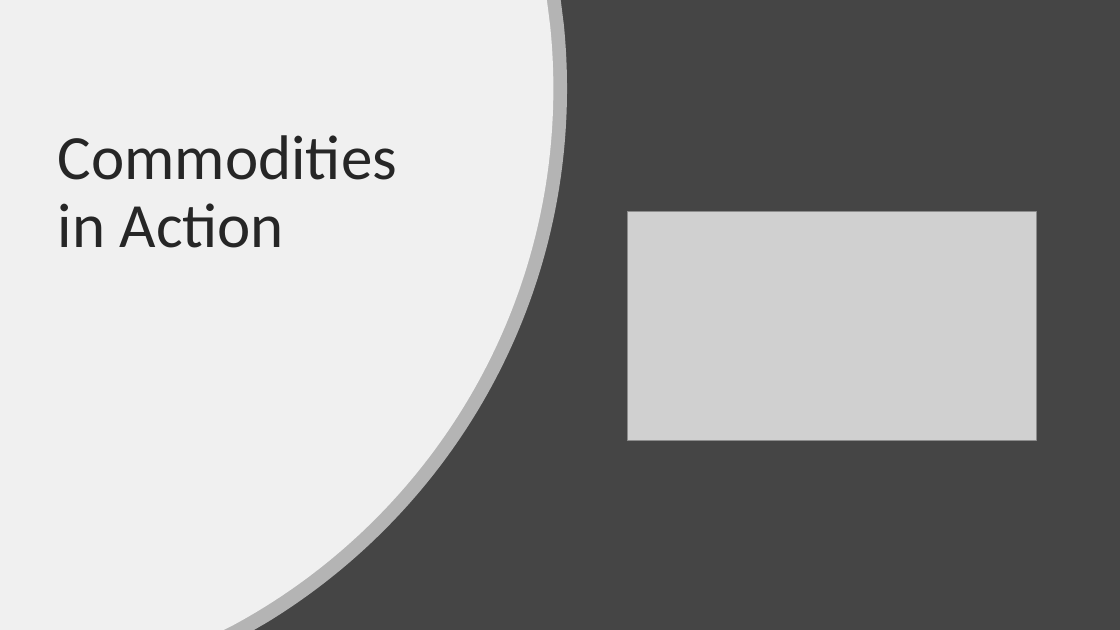
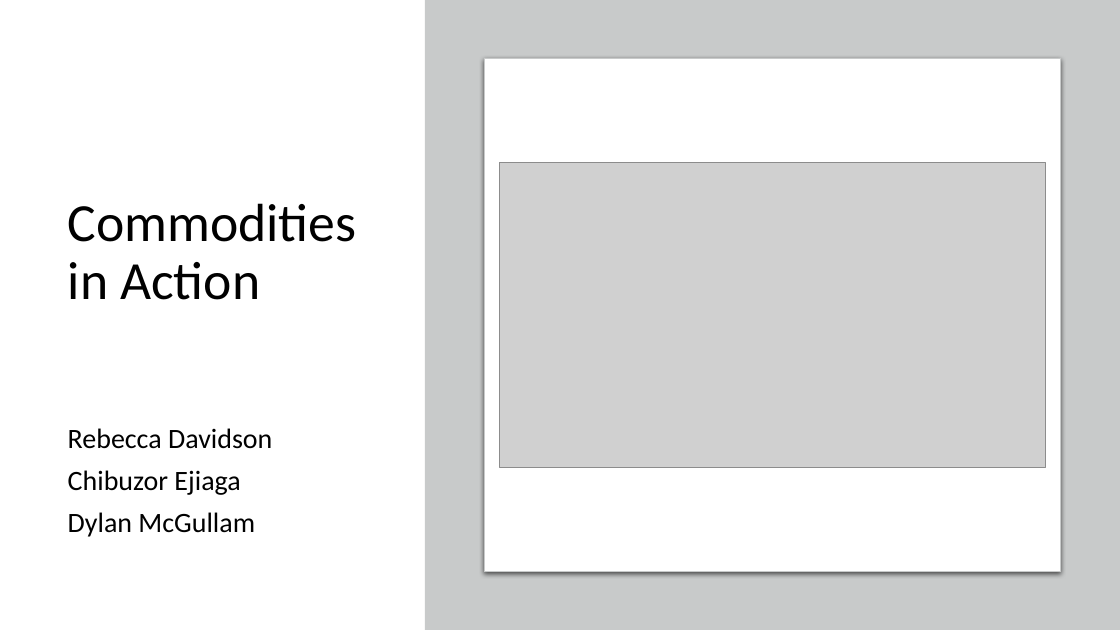
Before and after one commit to dylanmcgullam/Group-Project-1, a slide deck: slide 1 of outputs/final_presentation.pptx. Drawn at 1120x630 pixels with LibreOffice and Linux fonts; fonts in the diff are those of the drawing; grey boxes stand for pictures. Boxes give left, top, right and bottom in pixels: in the first picture for what was removed or moved away, otherwise in the second. Text is boxed around its words. In the diff, an @@ line names an element or a change of style, - is before the commit and + after.

```diff
--- a/outputs/final_presentation.pptx
+++ b/outputs/final_presentation.pptx
@@ background #454545 to #FFFFFF @@
@@ freeform shape removed at [0, 0, 567, 630] @@
@@ freeform shape removed at [0, 0, 554, 630] @@
@@ rectangle added at [425, 0, 1120, 630], fill #C8CACA @@
@@ title "Commodities in Action": place and size @@
-title "Commodities in Action" at [58, 135, 397, 248]
+title "Commodities in Action" at [68, 203, 357, 300]
@@ title "Commodities in Action" at [68, 203, 357, 300]: size 54 to 46 pt, text colour #262626 to #000000 @@
@@ rounded rectangle added at [485, 59, 1060, 571], fill #FFFFFF, outline #C8CACA 0.75 pt @@
@@ picture: place and size @@
-picture at [628, 212, 1037, 440]
+picture at [500, 162, 1045, 467]
@@ subtitle added at [68, 428, 272, 537], 24 pt, text #000000 @@
+Rebecca Davidson
+Chibuzor Ejiaga
+Dylan McGullam
```
Also in this commit, not shown: 1 other slide changed, 1 slide added.
